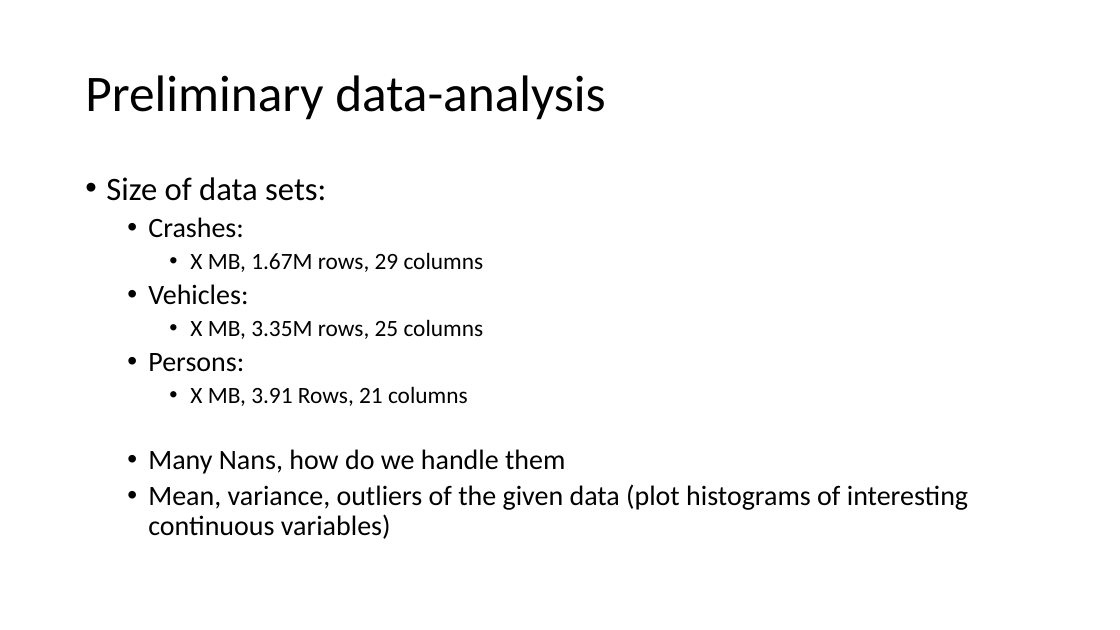
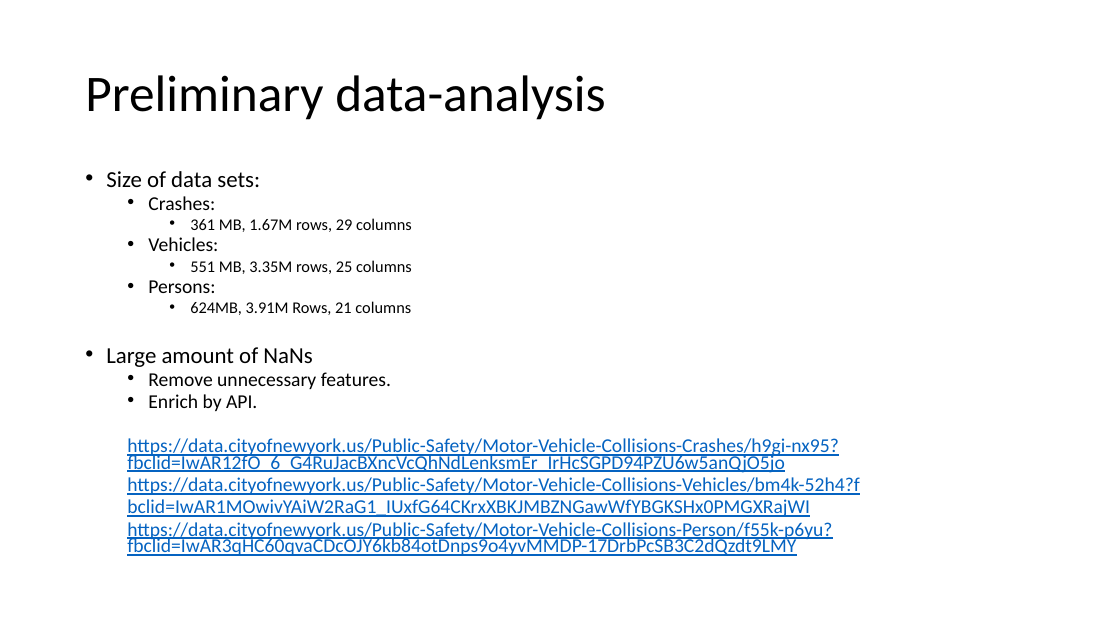
Before and after one commit to Strandgaard96/vehicle_collision_webpage, a slide deck: slide 7 of Part1_video.pptx (slide 6 before the commit). Drawn at 1120x630 pixels with LibreOffice and Linux fonts; fonts in the diff are those of the drawing. Boxes give left, top, right and bottom in pixels: in the first picture for what was removed or moved away, otherwise in the second. Text is boxed around its words. In the diff, an @@ line names an element or a change of style, - is before the commit and + after.

```diff
--- a/Part1_video.pptx
+++ b/Part1_video.pptx
@@ text at (106,171,260,293): size 28 to 19.6 pt in "Size of data sets:"; size 24 to 16.8 pt in "Crashes:", "Vehicles:", "Persons:"; line spacing 0.9 to 0.7 @@
@@ text at (190,218,412,232): text changed; size 20 to 14 pt @@
-    • X MB, 1.67M rows, 29 columns
+    • 361 MB, 1.67M rows, 29 columns
@@ text at (190,260,412,274): text changed; size 20 to 14 pt @@
-    • X MB, 3.35M rows, 25 columns
+    • 551 MB, 3.35M rows, 25 columns
@@ text at (106,301,859,556): text changed; size 24 to 16.8 pt; text colour #000000 to #0563C1 @@
-    • X MB, 3.91 Rows, 21 columns
-  • Many Nans, how do we handle them
-  • Mean, variance, outliers of the given data (plot histograms of interesting continuous variables)
+    • 624MB, 3.91M Rows, 21 columns
+• Large amount of NaNs
+  • Remove unnecessary features.
+  • Enrich by API.
+  https://data.cityofnewyork.us/Public-Safety/Motor-Vehicle-Collisions-Crashes/h9gi-nx95?fbclid=IwAR12fO_6_G4RuJacBXncVcQhNdLenksmEr_IrHcSGPD94PZU6w5anQjO5jo
+  https://data.cityofnewyork.us/Public-Safety/Motor-Vehicle-Collisions-Vehicles/bm4k-52h4?f
+  bclid=IwAR1MOwivYAiW2RaG1_IUxfG64CKrxXBKJMBZNGawWfYBGKSHx0PMGXRajWI
+  https://data.cityofnewyork.us/Public-Safety/Motor-Vehicle-Collisions-Person/f55k-p6yu?fbclid=IwAR3qHC60qvaCDcOJY6kb84otDnps9o4yvMMDP-17DrbPcSB3C2dQzdt9LMY
```
Also in this commit, not shown: 5 other slides changed, 1 slide added, 2 other files.
